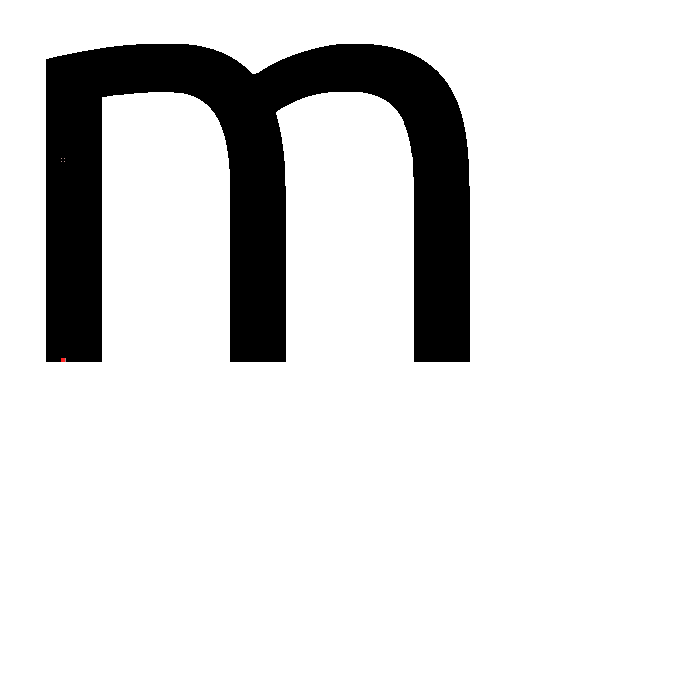
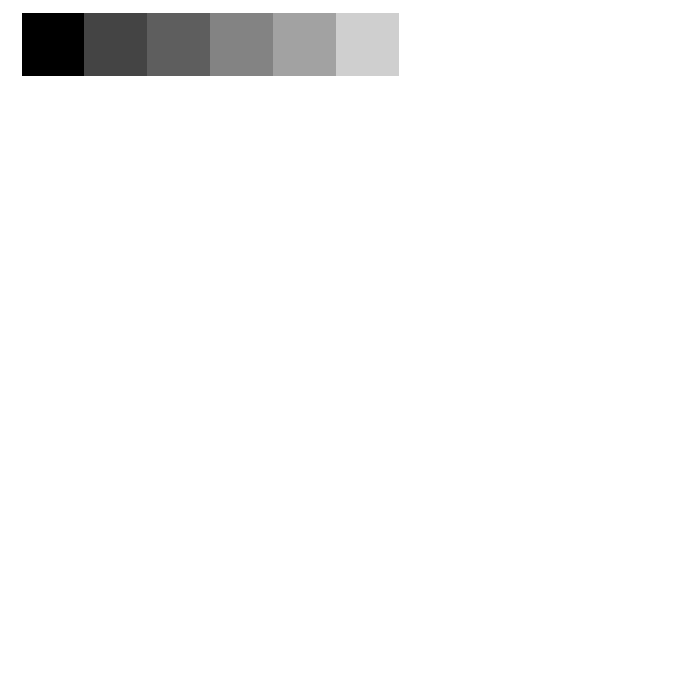
Layers edited between the first and the second 700 × 700 image:
hid "m #3" over [46, 43, 470, 362]
added layer "Layer #8" above "Layer #3" over [22, 13, 399, 76]
